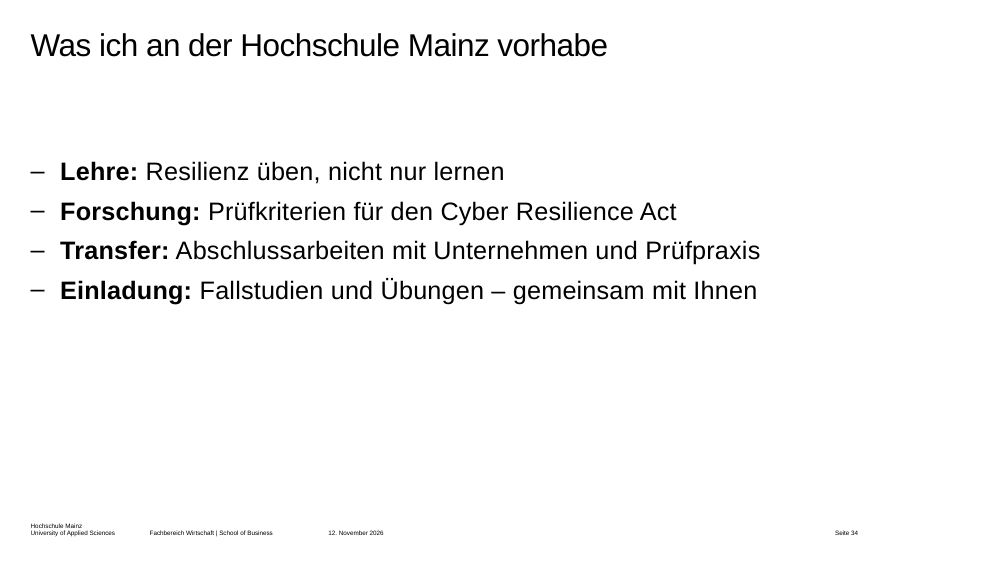
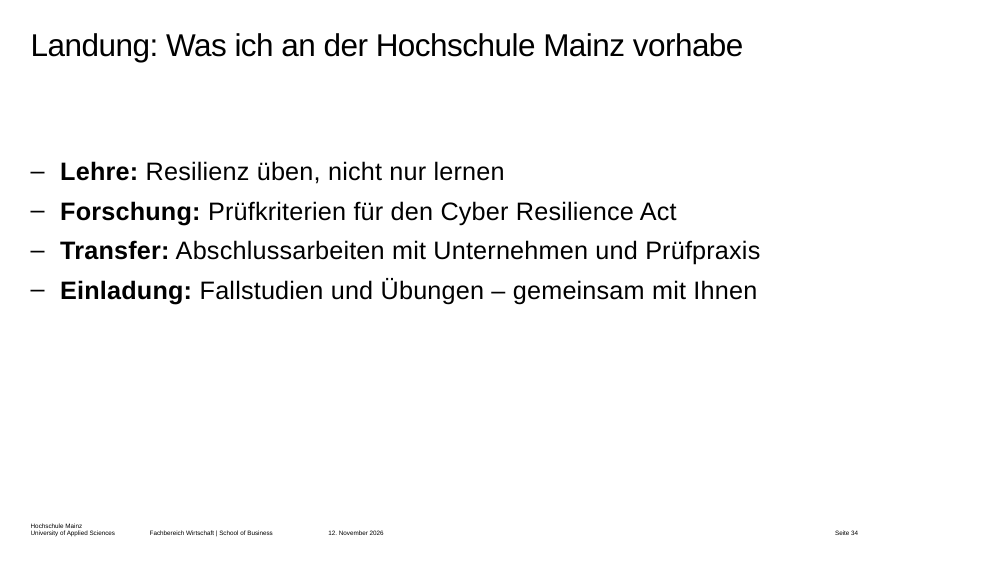
Before and after one commit to dlo-delphi/antrittsvorlesung-2026, a slide deck: slide 34 of _output/antrittsvorlesung.pptx. Drawn at 1008x567 pixels with LibreOffice and Linux fonts; fonts in the diff are those of the drawing; background and template pictures are left out. Boxes give left, top, right and bottom in pixels: in the first picture for what was removed or moved away, otherwise in the second. Text is boxed around its words. In the diff, an @@ line names an element or a change of style, - is before the commit and + after.

```diff
--- a/_output/antrittsvorlesung.pptx
+++ b/_output/antrittsvorlesung.pptx
@@ title at (31,33,744,62): text changed @@
-Was ich an der Hochschule Mainz vorhabe
+Landung: Was ich an der Hochschule Mainz vorhabe
```
Also in this commit, not shown: 2 other slides changed.
